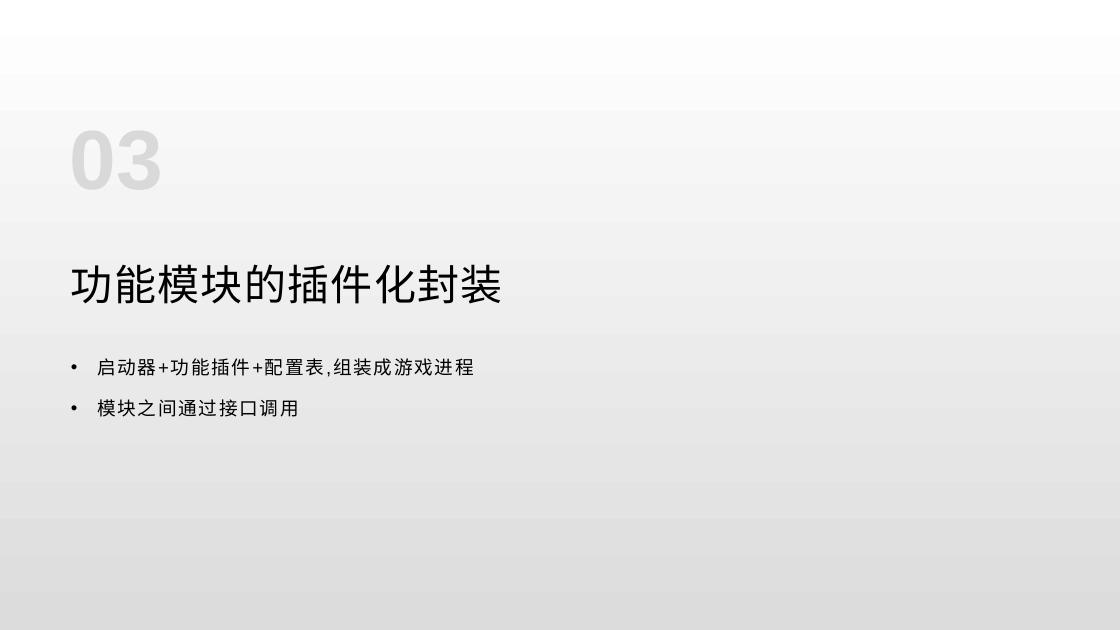
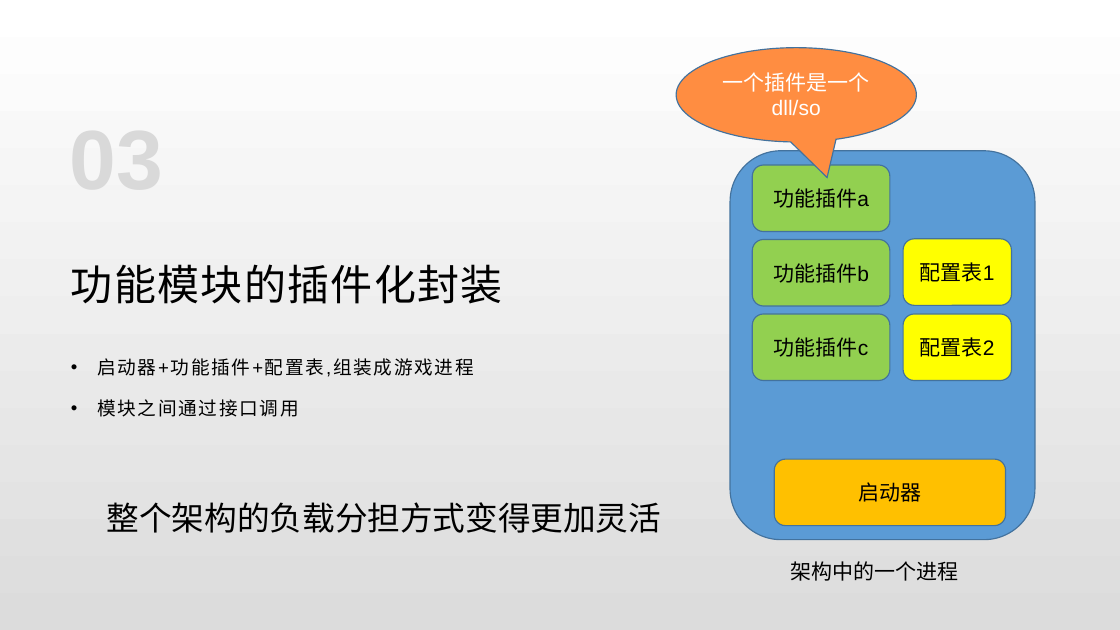
Before and after one commit to lori227/KFrame, a slide deck: slide 10 of _doc/KFrame.pptx (slide 8 before the commit). Drawn at 1120x630 pixels with LibreOffice and Linux fonts; fonts in the diff are those of the drawing. Boxes give left, top, right and bottom in pixels: in the first picture for what was removed or moved away, otherwise in the second. Text is boxed around its words. In the diff, an @@ line names an element or a change of style, - is before the commit and + after.

```diff
--- a/_doc/KFrame.pptx
+++ b/_doc/KFrame.pptx
@@ speech bubble added at bbox=[676, 48, 917, 142], fill #FF8D41, outline #43739E 1 pt, 18 pt, text #FFFFFF @@
+一个插件是一个dll/so
@@ rounded rectangle added at bbox=[730, 150, 1035, 539], fill #5B9BD5, outline #43739E 1 pt @@
@@ rounded rectangle added at bbox=[753, 165, 891, 231], fill #92D050, outline #43739E 1 pt, 18 pt, text #000000 @@
+功能插件a
@@ rounded rectangle added at bbox=[753, 239, 891, 306], fill #92D050, outline #43739E 1 pt, 18 pt, text #000000 @@
+功能插件b
@@ rounded rectangle added at bbox=[903, 239, 1012, 305], fill #FFFF00, outline #43739E 1 pt, 18 pt, text #000000 @@
+配置表1
@@ rounded rectangle added at bbox=[753, 314, 891, 381], fill #92D050, outline #43739E 1 pt, 18 pt, text #000000 @@
+功能插件c
@@ rounded rectangle added at bbox=[903, 314, 1012, 381], fill #FFFF00, outline #43739E 1 pt, 18 pt, text #000000 @@
+配置表2
@@ rounded rectangle added at bbox=[775, 460, 1006, 526], fill #FFC000, outline #43739E 1 pt, 18 pt, text #000000 @@
+启动器
@@ text added at bbox=[107, 502, 662, 533], 28 pt, text #000000 @@
+整个架构的负载分担方式变得更加灵活
@@ text added at bbox=[790, 561, 958, 581], 18 pt, text #000000 @@
+架构中的一个进程
```
Also in this commit, not shown: 4 other slides changed, 4 slides added, 2 slides removed, 1 other file.
